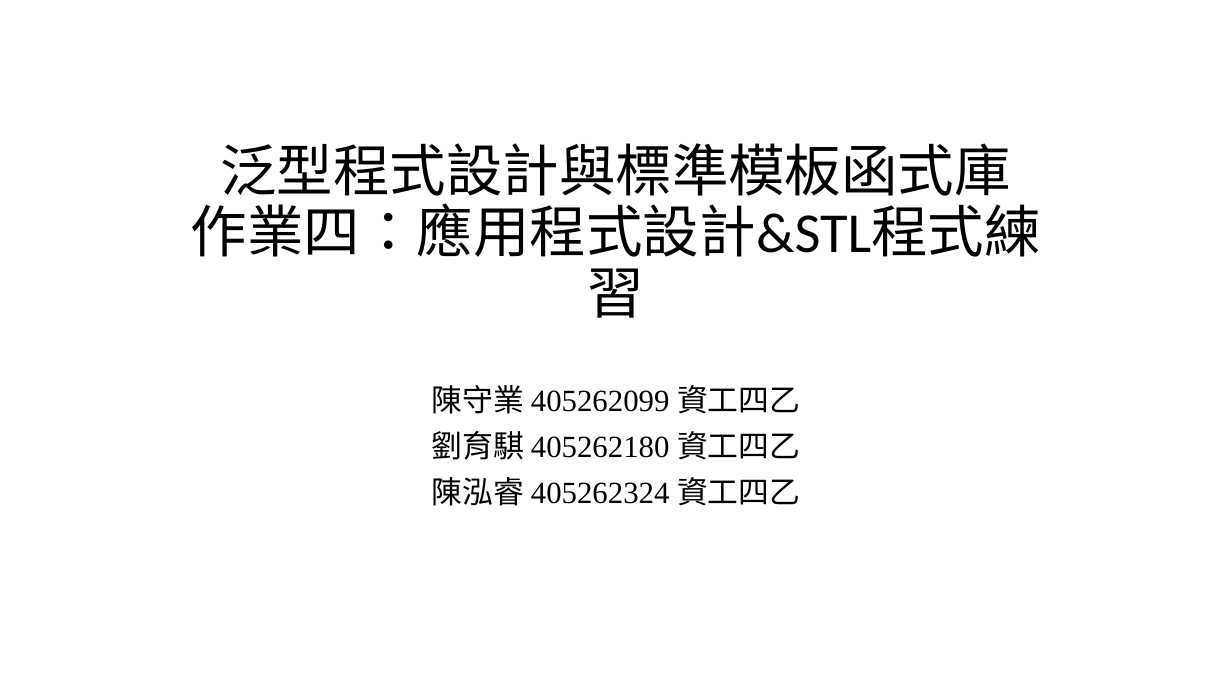
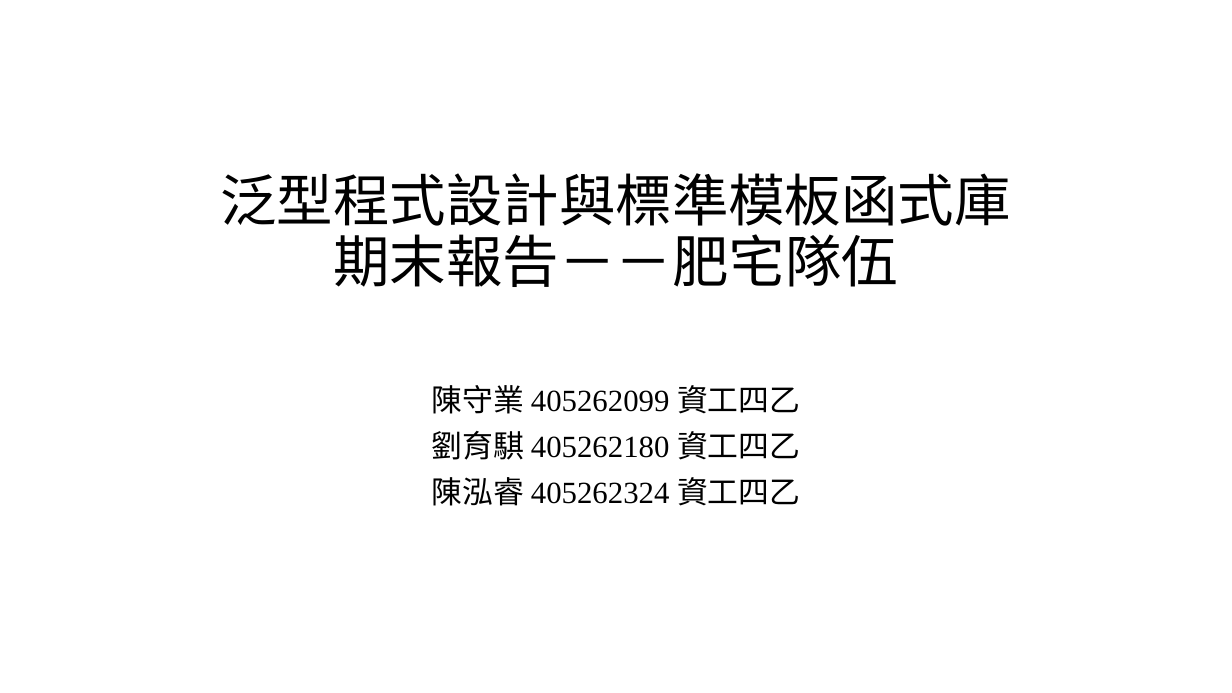
Before and after one commit to louisfghbvc/GenericProgrammingSTL, a slide deck: slide 1 of HW4 應用程式設計/說明.pptx. Drawn at 1232x693 pixels with LibreOffice and Linux fonts; fonts in the diff are those of the drawing. Boxes give left, top, right and bottom in pixels: in the first picture for what was removed or moved away, otherwise in the second. Text is boxed around its words. In the diff, an @@ line names an element or a change of style, - is before the commit and + after.

```diff
--- a/HW4 應用程式設計/說明.pptx
+++ b/HW4 應用程式設計/說明.pptx
@@ title at (220,173,1010,287): text changed @@
-泛型程式設計與標準模板函式庫
-作業四：應用程式設計&STL程式練習
+泛型程式設計與標準模板函式庫
+期末報告－－肥宅隊伍
```
Also in this commit, not shown: 2 other slides changed, 6 slides added, 1 slide removed, 3 other files.
